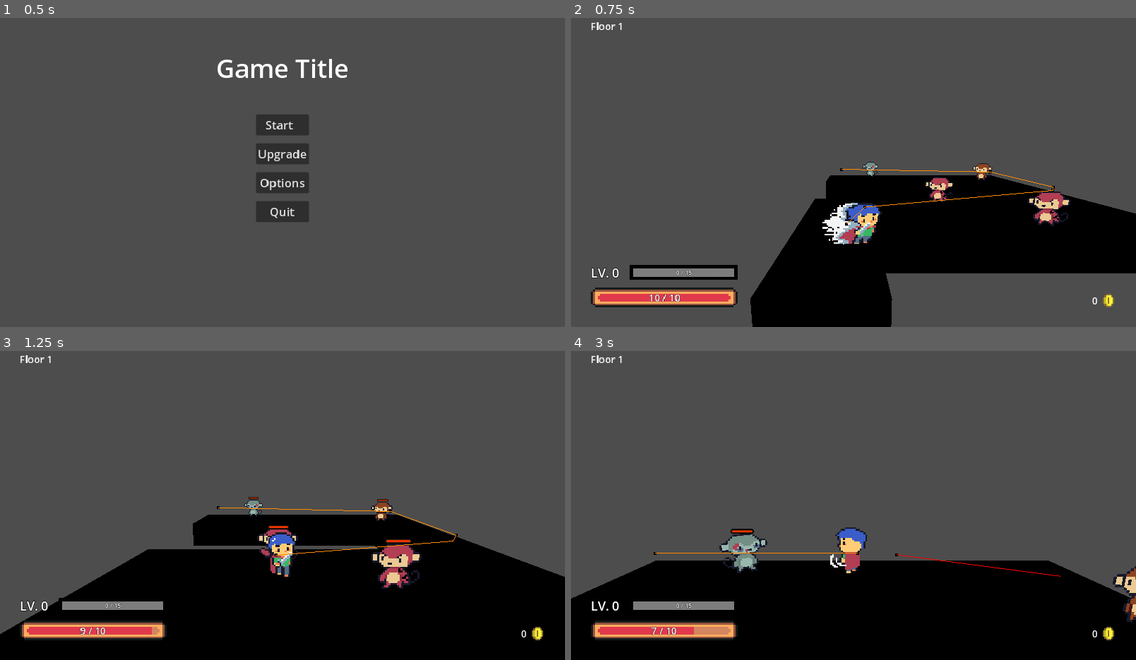
Above: before the commit, frames 1-4 (two rows, left to right).
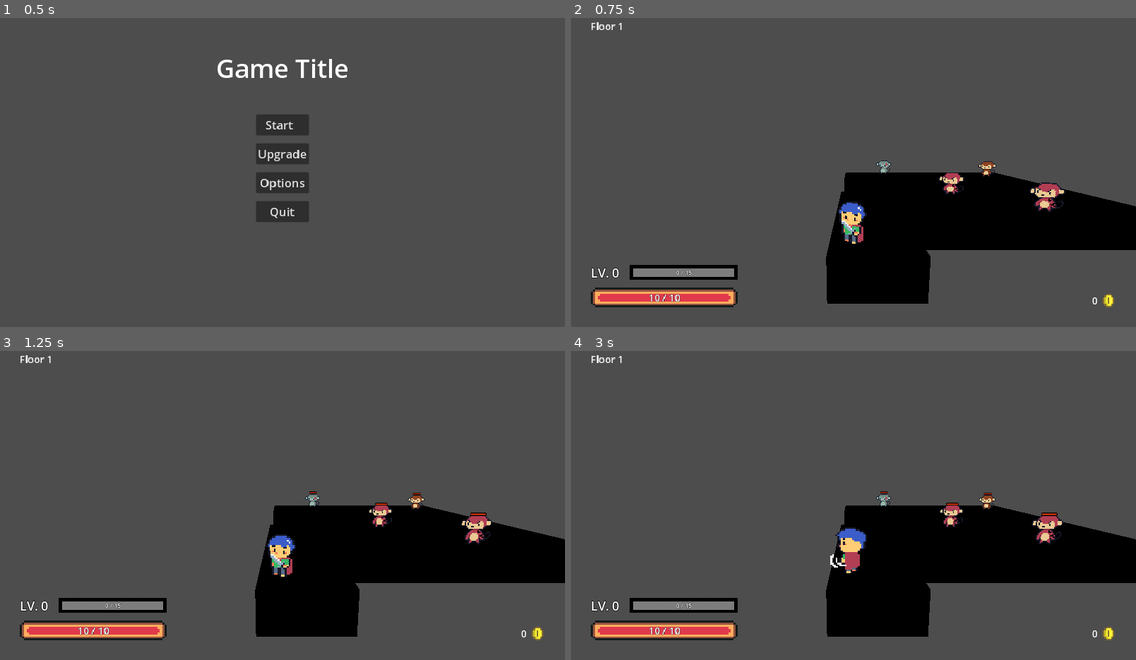
Above: after the commit, the same moments.

Repository: ArtMuchimuchi/FinalProject
Game: Godot game, scene res://user_interface/menu/main_menu/main_menu.tscn
Two runs of this game, one before a commit and one after it. Both use one fixed random seed, a clock stepped at 60 frames per second and the inputs below. The project has no main scene, so this scene is started directly. The engine's default icon, where the game draws it, is replaced by a stand-in: a white triangle on a blue panel in a dark square. Sound files missing from this copy of the repository are replaced by a short silence.
Inputs (mouse positions are in pixels of both pictures, inside the frame that each line leads up to):
- Up to frame 1 (0.5 s): no input
- Up to frame 2 (0.75 s): click "Start" at 0.5 s
- Up to frame 3 (1.25 s): no input
- Up to frame 4 (3 s): move the mouse to (977, 483) at 1.27 s; hold Right (move_right) 1.28-2.03 s; tap Shift (dash) at 1.35 s; click (977, 483) at 1.42 s; move the mouse to (740, 517) at 2.02 s; hold Down (move_back) 2.03-2.78 s; tap Z (melee_attack) at 2.1 s; move the mouse to (910, 431) at 2.77 s; hold Right (move_right) from 2.78 s (still down); tap X (range_attack) at 2.85 s

Frame 1 is identical in both runs. In frame 2, 11% of the frame differs, in the area x 31-100%, y 46-100%; in frame 3, 27%; in frame 4, 31%, in the area x 0-100%, y 45-100%.

Commit message:
remake_player_ai_move

Diff:
--- a/entities/movement_handler.gd
+++ b/entities/movement_handler.gd
@@ -129,3 +129,25 @@
 	elif (ownerNode.movementState == EntityState.knockBack):
 		#calculate knock back direction
 		moveImediately(delta, ownerNode.dashSpeed, ownerNode.dashDuration)
+
+func aiMovement(destination: Vector3, nav: NavigationAgent3D, rayCast: RayCastGroup):
+	if(ownerNode.movementState == EntityState.moving):
+		#calculate direction for chasing enemy
+		nav.target_position = destination
+		print(destination)
+		var desiredDirection = (nav.get_next_path_position() - ownerNode.position).normalized()
+		#when no obstacles between, can go directly
+		if(rayCast.collideVector == rayCast.noCollitionVector):
+			ownerNode.direction = desiredDirection
+		#in the other hand, avoid obstacles
+		else:
+			var direc2D = Vector2(desiredDirection.x,desiredDirection.z)
+			rayCast.calInterest(direc2D)
+			rayCast.calContext()
+			direc2D = rayCast.directionVector[rayCast.getDirection()]
+			ownerNode.direction.x = direc2D.x
+			ownerNode.direction.z = direc2D.y
+		#Update last direction of player facing
+		updateLastDirection()
+		#move
+		movementHandler()
--- a/entities/player/player.gd
+++ b/entities/player/player.gd
@@ -102,24 +102,8 @@
 		#move to that exit
 		#find exit position
 		var desirePos : Array[int] = mapInfo.indexToXZ(desExit)
-		nav.target_position = Vector3(desirePos[0] + 0.5, position.y, desirePos[1] + 0.5)
-		print(nav.get_path())
-		#set path for exit
-		var desiredDirection = (nav.get_next_path_position() - position).normalized()
-		#when no obstacles
-		if(rayCast.collideVector == rayCast.noCollitionVector):
-			direction = desiredDirection
-		else:
-			var direc2D = Vector2(desiredDirection.x,desiredDirection.z)
-			rayCast.calInterest(direc2D)
-			rayCast.calContext()
-			direc2D = rayCast.directionVector[rayCast.getDirection()]
-			direction.x = direc2D.x
-			direction.z = direc2D.y
-		print(nav.get_current_navigation_result().path)
-		movement.setState(EntityState.moving)
-		movement.updateLastDirection()
-		movement.movementHandler()
+		movement.aiMovement(Vector3(desirePos[0] + 0.5, position.y, desirePos[1] + 0.5)
+		,nav,rayCast)
 
 func playerAnimation(delta : float):
 	#Play animation of player by the movement of player
